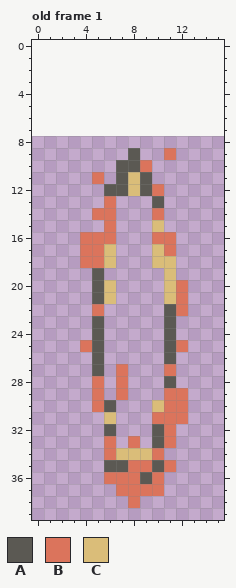
Pixel-art file, stored at Assets/Texture/fire wheel.aseprite. The picture above is the old version.
16x32 pixels, 1 frame. Colours within 5 levels of each other are drawn and written as one. Shown: old frame 1. The old version is drawn lined up with the new one, on the new canvas. The commit also changed other frames, which this record leaves out.
Palette (. is transparent): A #5b5953  B #db745c  C #dabd79
Pixels before, old frame 1, first column x 4:
 9 ....A..B.
10 ...AAB...
11 .B.ACA...
12 ..AACAB..
13 ..B...A..
14 .BB...B..
15 ..B...C..
16 BBB...BB.
17 BBC...CB.
18 BBC...CC.
19 .A.....C.
20 .AC....CB
21 .AC....CB
22 .B.....AB
23 .A.....A.
24 .A.....A.
25 BA.....AB
26 .A.....A.
27 .A.B...B.
28 .B.B...A.
29 .B.B...BB
30 .BA...CBB
31 ..C...BBB
32 ..A...AB.
33 ..B.B.AB.
34 ..BCCCB..
35 ..AABBAB.
36 ..BBBAB..
37 ...BBBB..
38 ....B....
New version:
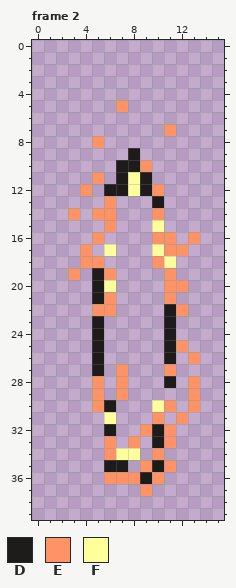
Colours new in this view: D #1d1c1a  E #ff9366  F #ffff9c
A new or re-ordered frame is compared with the old frame closest to it.
Change:
canvas 16x32 -> 16x40, the old top-left corner now at 0,8
frames 1 -> 4
Changed rows in their new state; - is an unchanged pixel.
Frame 2 is new; against old frame 1:
first column x 3:
 5 ----E------
 7 --------E--
 8 --E--------
 9 -----D--.--
10 ----DDE----
11 --E-DFD----
12 -E-DDFDE---
13 ---E---D---
14 E-EE---E---
15 ---E---F---
16 -.E.---EE-E
17 -E.F---FEE-
18 -EE.---EF--
19 E-DE----E--
20 --DF----EE-
21 --DE----E.-
22 --EE----DE-
23 --D-----D--
24 --D-----D--
25 -.D-----DE-
26 --D-----D-E
27 --D-E---E--
28 --E-E---D-E
29 --E-E---..E
30 --ED---FE.E
31 ---F---E.E-
32 ---D--EDE--
33 ---E-E-DE--
34 ---EFF.E---
35 ---DD.EDE--
36 ---EEEDE---
37 ----..E.---
38 -----.-----
Changed places in both pictures, as pixel boxes (x1, y1, x2, y2):
changed: (68, 100, 200, 508)
